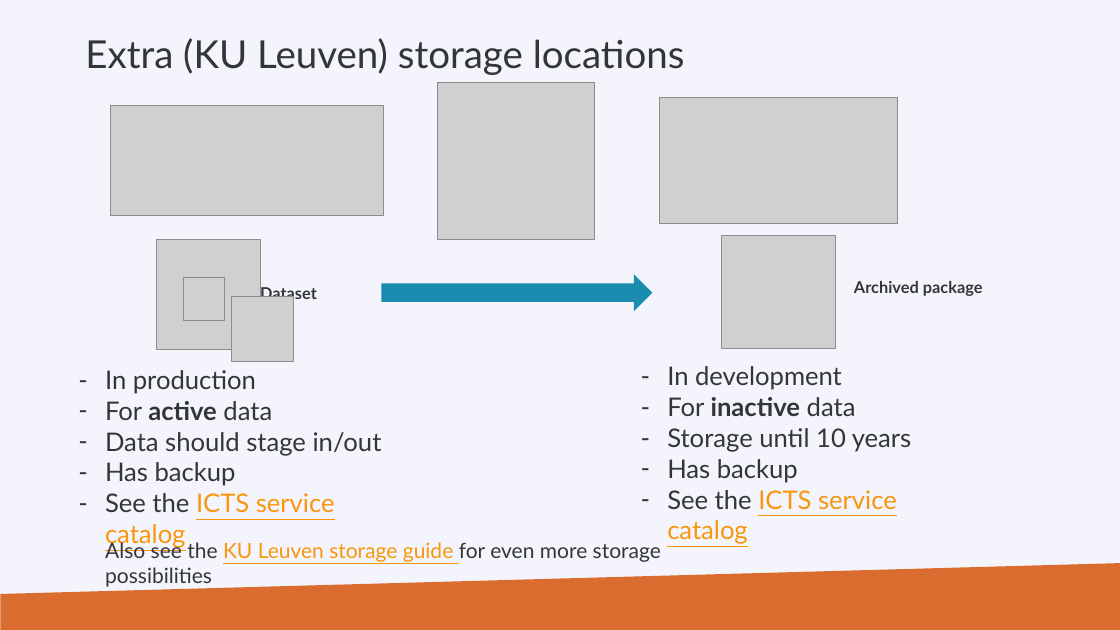
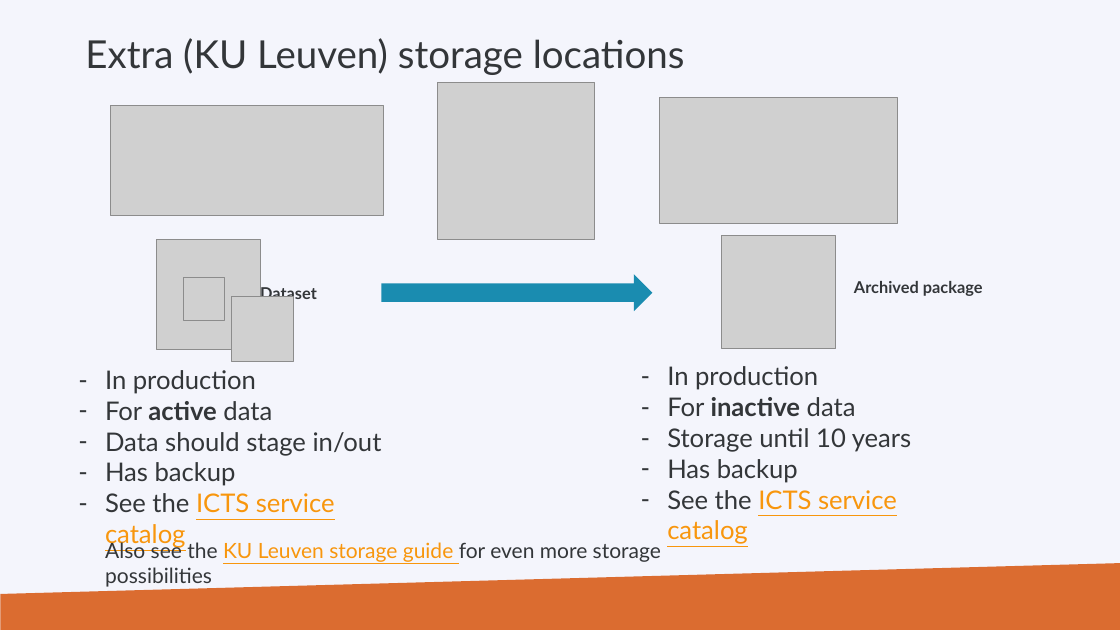
Before and after one commit to hpcleuven/HPC-intro, a slide deck: slide 35 of HPCintro.pptx. Drawn at 1120x630 pixels with LibreOffice and Linux fonts; fonts in the diff are those of the drawing; grey boxes stand for pictures; background and template pictures are left out. Boxes give left, top, right and bottom in pixels: in the first picture for what was removed or moved away, otherwise in the second. Text is boxed around its words. In the diff, an @@ line names an element or a change of style, - is before the commit and + after.

```diff
--- a/HPCintro.pptx
+++ b/HPCintro.pptx
@@ text at [667, 366, 818, 390]: text changed @@
-– In development
+– In production
```
Also in this commit, not shown: 14 other slides changed, 1 slide added, 2 slides removed.
